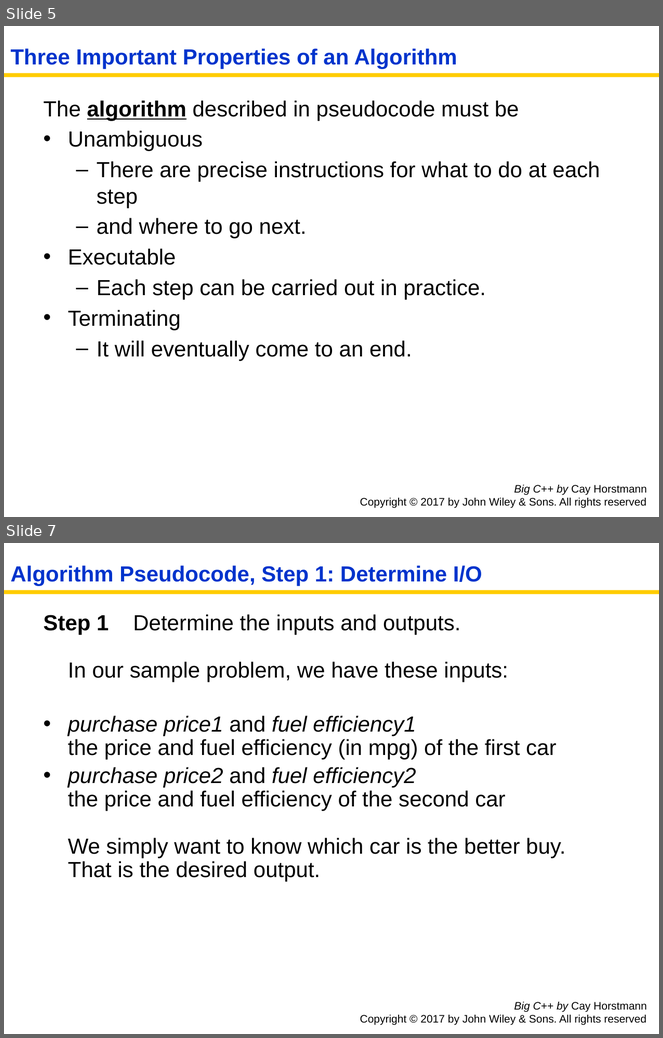
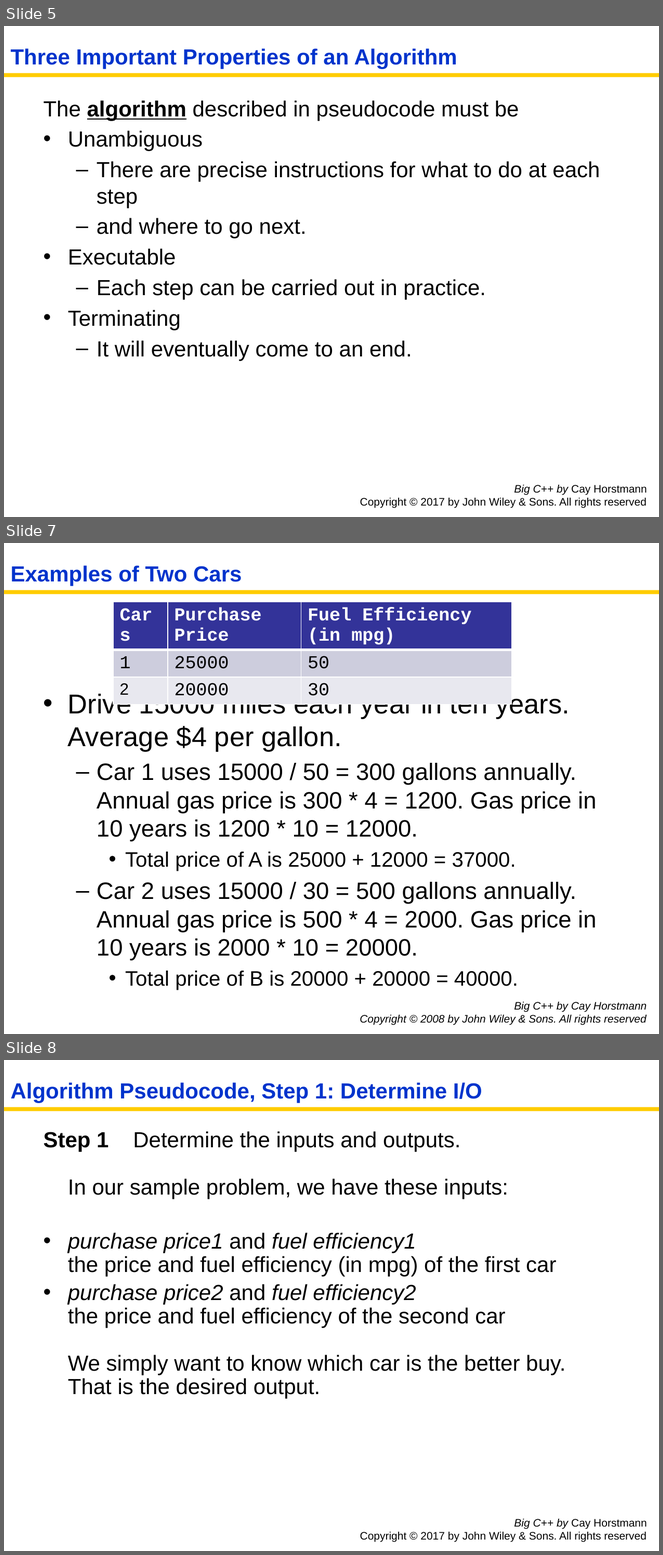
Before and after one commit to tong-yee/tong-yee.github.io, a slide deck: 135/slides/ch01/ch01_sec_1_7.pptx. Shown one above the other, each under a label of ours: slides 5 and 7 before the commit, slides 5, 7 and 8 after it; the slides between them are not shown. The pictures are 663x1038 and 663x1555 pixels, drawn with LibreOffice and Linux fonts; fonts in the diff are those of the drawing. Boxes give left, top, right and bottom in pixels: in the first picture for what was removed or moved away, otherwise in the second. Text is boxed around its words. In the diff, an @@ line names an element or a change of style, - is before the commit and + after.

```diff
--- a/135/slides/ch01/ch01_sec_1_7.pptx
+++ b/135/slides/ch01/ch01_sec_1_7.pptx
@@ slide 7 added at box(4, 543, 659, 1034), background #FFFFFF; not listed: 1 template element that a slide beside it also shows @@
@@ title added at box(11, 565, 242, 586), 24 pt, text #0033CC, bold @@
+Examples of Two Cars
@@ table added at box(113, 602, 512, 698), 3 rows, 3 columns @@
+Cars | Purchase Price | Fuel Efficiency (in mpg)
+1 | 25000 | 50
+2 | 20000 | 30
@@ text added at box(68, 692, 596, 990), 26 pt, text #000000 @@
+• Drive 15000 miles each year in ten years. Average $4 per gallon.
+  – Car 1 uses 15000 / 50 = 300 gallons annually. Annual gas price is 300 * 4 = 1200. Gas price in 10 years is 1200 * 10 = 12000.
+    • Total price of A is 25000 + 12000 = 37000.
+  – Car 2 uses 15000 / 30 = 500 gallons annually. Annual gas price is 500 * 4 = 2000. Gas price in 10 years is 2000 * 10 = 20000.
+    • Total price of B is 20000 + 20000 = 40000.
@@ text added at box(360, 1002, 647, 1026), 12 pt, text #000000, italic @@
+Big C++ by Cay Horstmann
+Copyright © 2008 by John Wiley & Sons. All rights reserved
@@ what was slide 7 is now slide 8 @@
```
Also in this commit, not shown: 2 slides changed, 8 other files.
